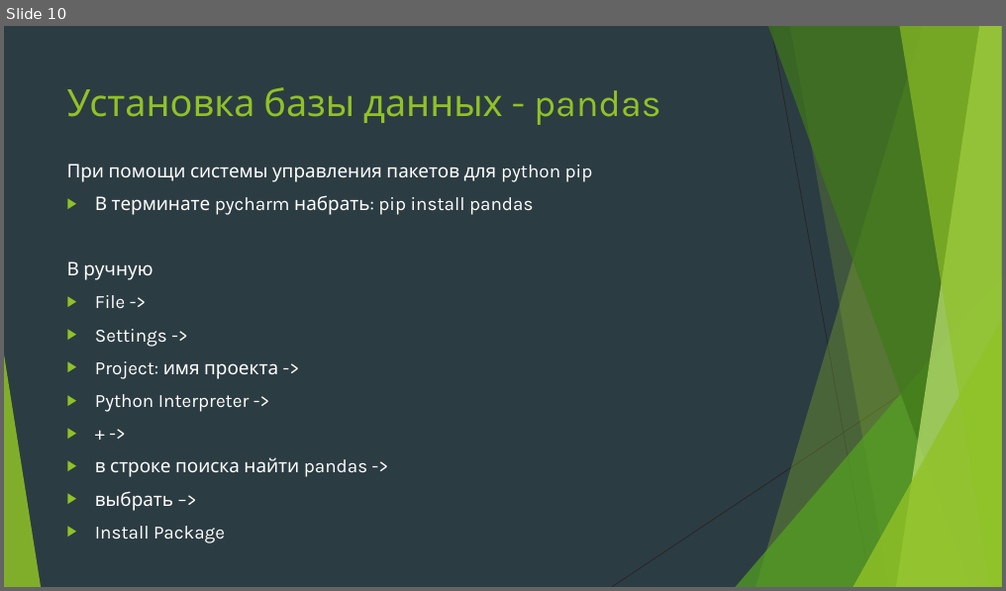
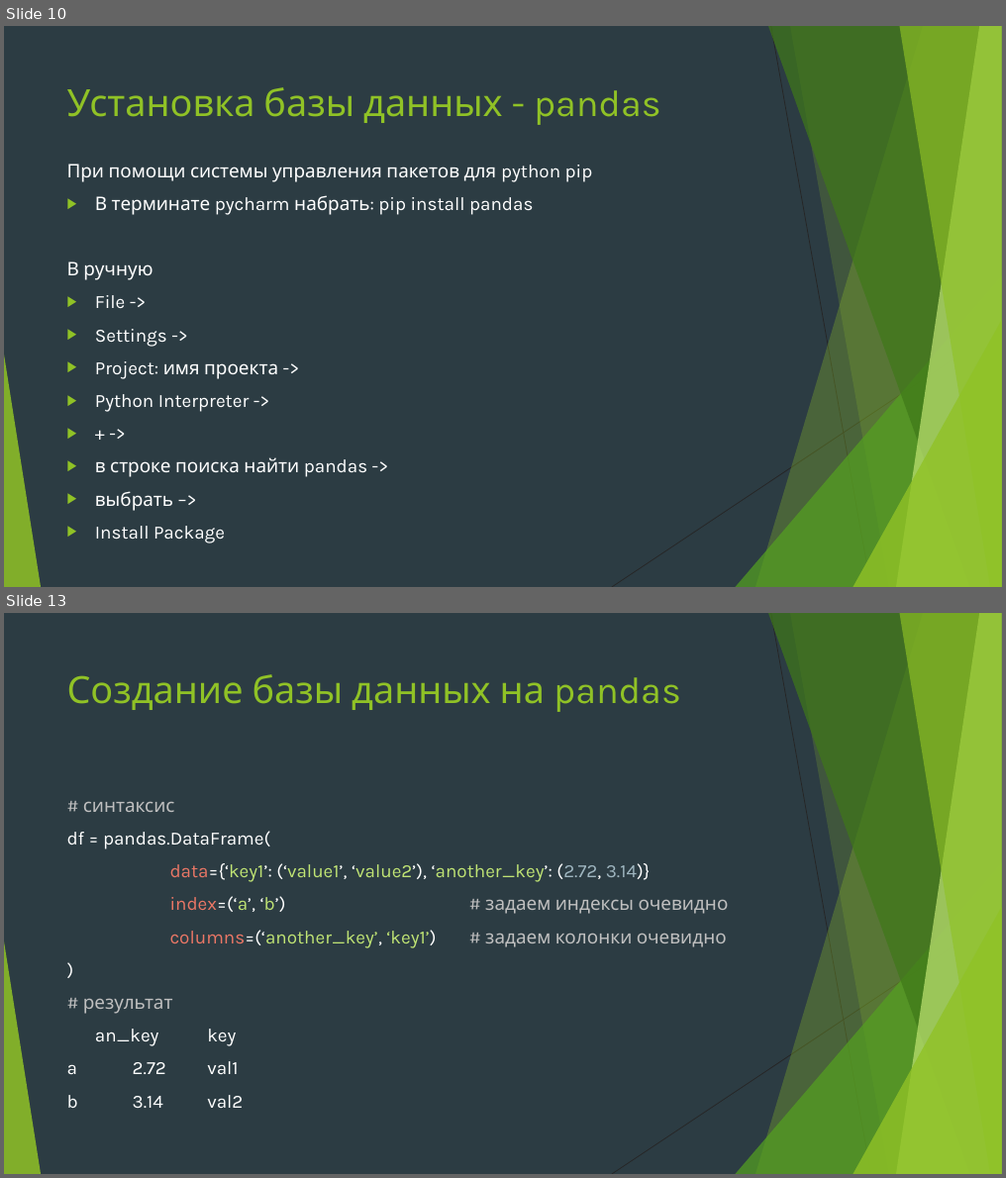
Before and after one commit to Yegor9151/for_corund, a slide deck: course_project_for_korund/ver 1.1/уроки/урок 7.pptx. Shown one above the other, each under a label of ours: slide 10 before the commit, slides 10 and 13 after it; the slides between them are not shown. The pictures are 1006x591 and 1006x1178 pixels, drawn with LibreOffice and Linux fonts; fonts in the diff are those of the drawing. Boxes give left, top, right and bottom in pixels: in the first picture for what was removed or moved away, otherwise in the second. Text is boxed around its words. In the diff, an @@ line names an element or a change of style, - is before the commit and + after.

```diff
--- a/course_project_for_korund/ver 1.1/уроки/урок 7.pptx
+++ b/course_project_for_korund/ver 1.1/уроки/урок 7.pptx
@@ slide 13 added at [4,613,1002,1174], background #2C3C43; not listed: 10 template elements that a slide beside it also shows @@
@@ title added at [67,674,681,712], 36 pt, text #90C226 @@
+Создание базы данных на pandas
@@ text added at [67,801,729,1108], 18 pt, text #FFFFFF @@
+# синтаксис
+df = pandas.DataFrame(
+data={‘key1’: (‘value1’, ‘value2’), ‘another_key’: (2.72, 3.14)}
+index=(‘a’, ‘b’) # задаем индексы очевидно
+columns=(‘another_key’, ‘key1’) # задаем колонки очевидно
+)
+# результат
+an_key key
+a 2.72 val1
+b 3.14 val2
```
Also in this commit, not shown: 5 slides changed, 1 other slide added.
